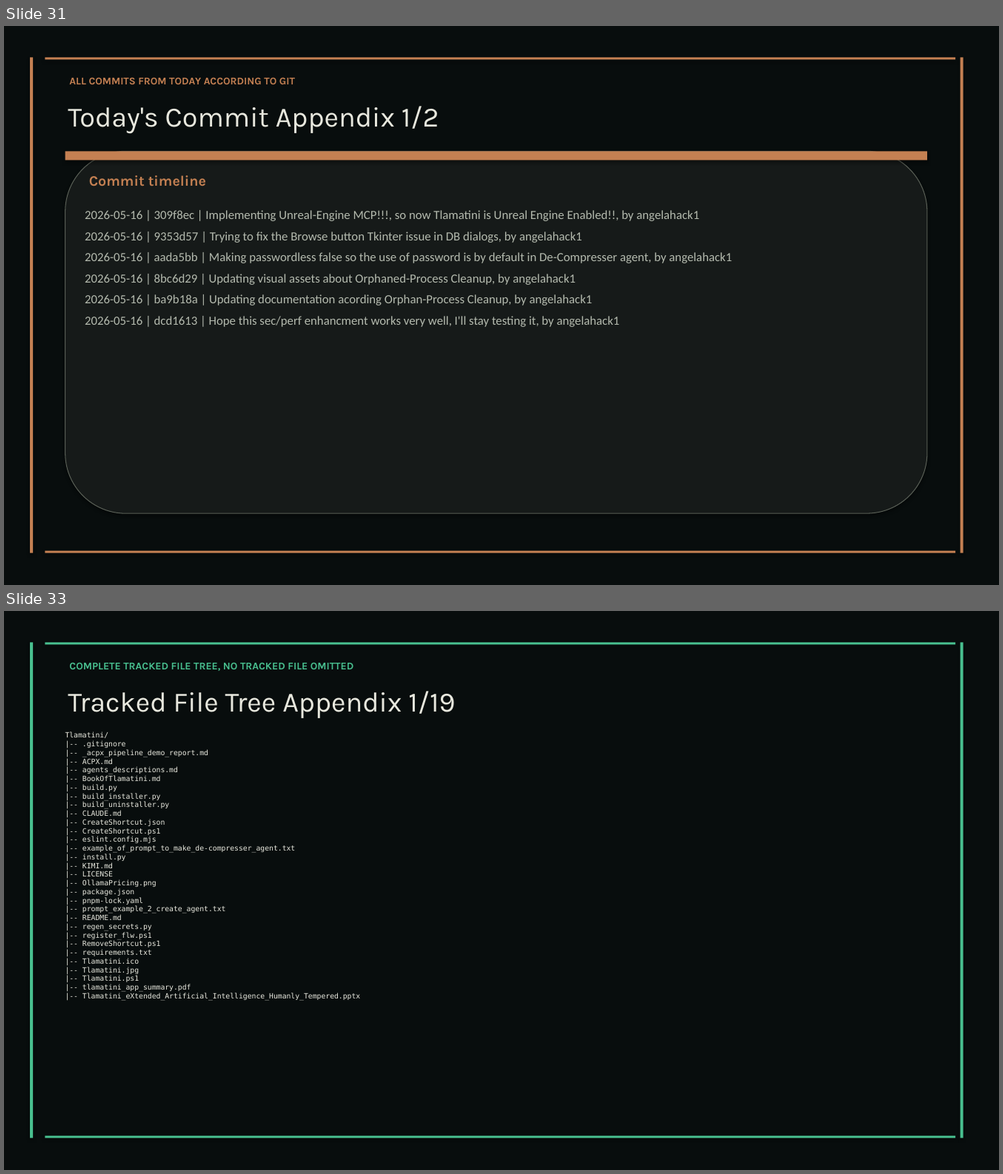
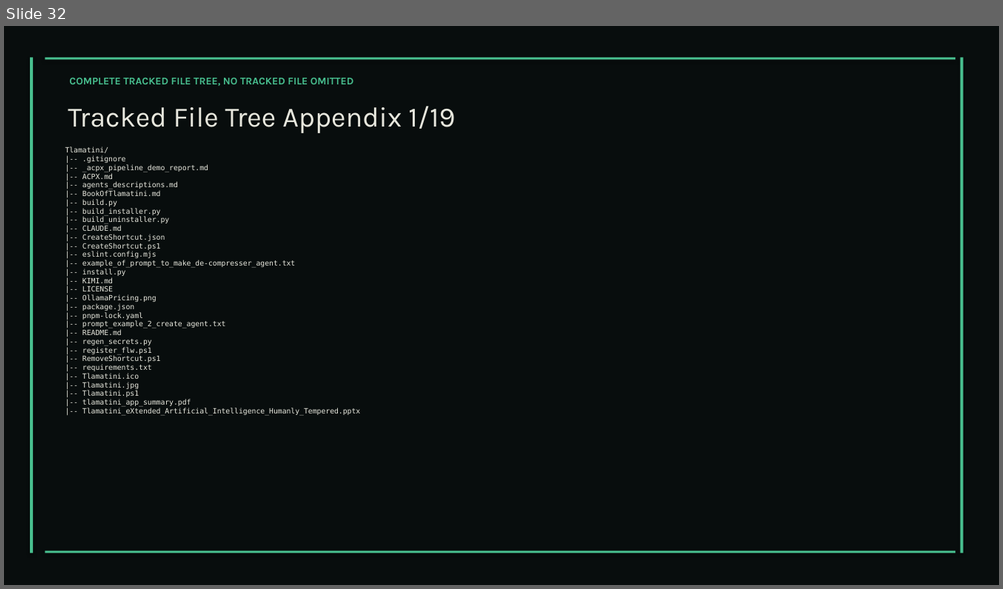
Before and after one commit to XAIHT/Tlamatini, a slide deck: Tlamatini_eXtended_Artificial_Intelligence_Humanly_Tempered.pptx. Shown one above the other, each under a label of ours: slides 31 and 33 before the commit, slide 32 after it; the slides between them are not shown. The pictures are 1003x1174 and 1003x589 pixels, drawn with LibreOffice and Linux fonts; fonts in the diff are those of the drawing. Boxes give left, top, right and bottom in pixels: in the first picture for what was removed or moved away, otherwise in the second. Text is boxed around its words. In the diff, an @@ line names an element or a change of style, - is before the commit and + after.

```diff
--- a/Tlamatini_eXtended_Artificial_Intelligence_Humanly_Tempered.pptx
+++ b/Tlamatini_eXtended_Artificial_Intelligence_Humanly_Tempered.pptx
@@ slide 31 removed at (x1=4, y1=26, x2=999, y2=585), background #FFFFFF @@
@@ rectangle removed at (x1=4, y1=26, x2=999, y2=585) @@
@@ rectangle removed at (x1=30, y1=57, x2=33, y2=554) @@
@@ rectangle removed at (x1=45, y1=57, x2=956, y2=59) @@
@@ rectangle removed at (x1=960, y1=57, x2=963, y2=554) @@
@@ text removed at (x1=69, y1=77, x2=295, y2=84) @@
-ALL COMMITS FROM TODAY ACCORDING TO GIT
@@ text removed at (x1=68, y1=106, x2=439, y2=134) @@
-Today's Commit Appendix 1/2
@@ rounded rectangle removed at (x1=65, y1=151, x2=927, y2=514) @@
@@ rectangle removed at (x1=65, y1=151, x2=927, y2=160) @@
@@ text removed at (x1=89, y1=175, x2=206, y2=186) @@
-Commit timeline
@@ text removed at (x1=85, y1=210, x2=731, y2=327) @@
-2026-05-16 | 309f8ec | Implementing Unreal-Engine MCP!!!, so now Tlamatini is Unreal Engine Enabled!!, by angelahack1
-2026-05-16 | 9353d57 | Trying to fix the Browse button Tkinter issue in DB dialogs, by angelahack1
-2026-05-16 | aada5bb | Making passwordless false so the use of password is by default in De-Compresser agent, by angelahack1
-2026-05-16 | 8bc6d29 | Updating visual assets about Orphaned-Process Cleanup, by angelahack1
-2026-05-16 | ba9b18a | Updating documentation acording Orphan-Process Cleanup, by angelahack1
-2026-05-16 | dcd1613 | Hope this sec/perf enhancment works very well, I'll stay testing it, by angelahack1
@@ rectangle removed at (x1=45, y1=551, x2=956, y2=554) @@
@@ what was slide 33 is now slide 32 @@
```
Also in this commit, not shown: 6 slides changed, 23 other files.
